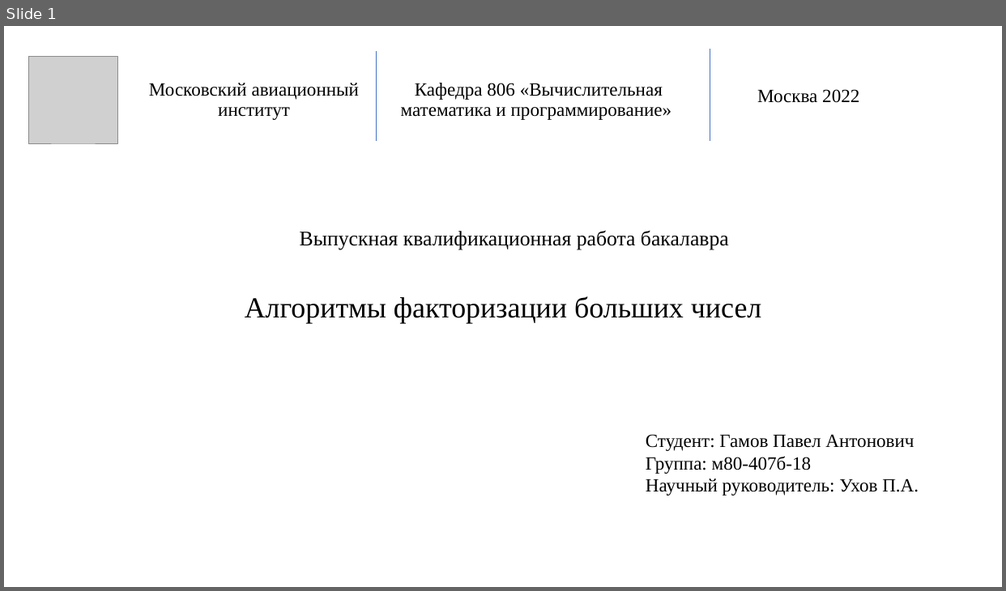
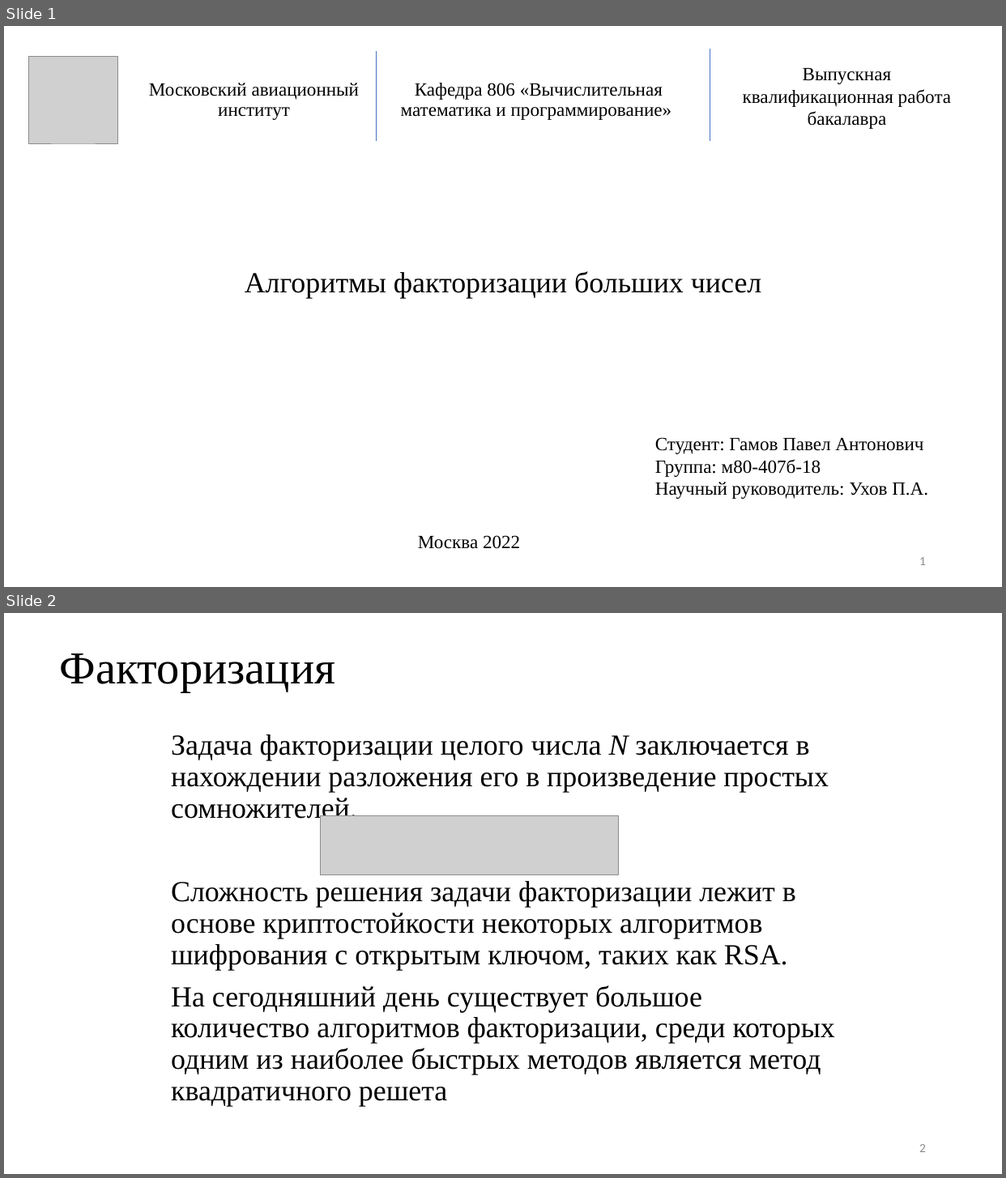
Before and after one commit to pagamov/VKR, a slide deck: Гамов Павел Диплом.pptx. Shown one above the other, each under a label of ours: slide 1 before the commit, slides 1 and 2 after it. The pictures are 1006x591 and 1006x1178 pixels, drawn with LibreOffice and Linux fonts; fonts in the diff are those of the drawing; grey boxes stand for pictures. Boxes give left, top, right and bottom in pixels: in the first picture for what was removed or moved away, otherwise in the second. Text is boxed around its words. In the diff, an @@ line names an element or a change of style, - is before the commit and + after.

```diff
--- a/Гамов Павел Диплом.pptx
+++ b/Гамов Павел Диплом.pptx
@@ slide 2 added at [4, 613, 1002, 1174], background #FFFFFF @@
@@ text added at [60, 653, 336, 692], 44 pt, text #000000 @@
+Факторизация
@@ text added at [171, 735, 835, 1106], 28 pt, text #000000 @@
+Задача факторизации целого числа N заключается в нахождении разложения его в произведение простых сомножителей.
+Сложность решения задачи факторизации лежит в основе криптостойкости некоторых алгоритмов шифрования с открытым ключом, таких как RSA.
+На сегодняшний день существует большое количество алгоритмов факторизации, среди которых одним из наиболее быстрых методов является метод квадратичного решета
@@ picture added at [321, 815, 619, 875] @@
@@ page number added at [919, 1144, 926, 1152], 12 pt, text #8C8C8C @@
+2
@@ slide 1 changed as well @@
@@ text "Выпускная квалификационная работа бакалавра": place and size @@
-text "Выпускная квалификационная работа бакалавра" at [300, 230, 729, 250]
+text "Выпускная квалификационная работа бакалавра" at [743, 68, 951, 129]
@@ text "Выпускная квалификационная работа бакалавра" at [743, 68, 951, 129]: size 20 to 18 pt @@
@@ text "Алгоритмы факторизации больших чисел": place and size @@
-text "Алгоритмы факторизации больших чисел" at [245, 297, 761, 324]
+text "Алгоритмы факторизации больших чисел" at [245, 271, 761, 298]
@@ text "Студент: Гамов Павел Антонович": place and size @@
-text "Студент: Гамов Павел Антонович" at [646, 434, 918, 496]
+text "Студент: Гамов Павел Антонович" at [655, 437, 928, 499]
@@ text "Москва 2022": place and size @@
-text "Москва 2022" at [757, 89, 859, 103]
+text "Москва 2022" at [418, 535, 520, 549]
@@ page number added at [919, 557, 926, 565], 12 pt, text #8C8C8C @@
+1
```
Also in this commit, not shown: 10 other slides changed, 9 other slides added, 2 slides removed.
